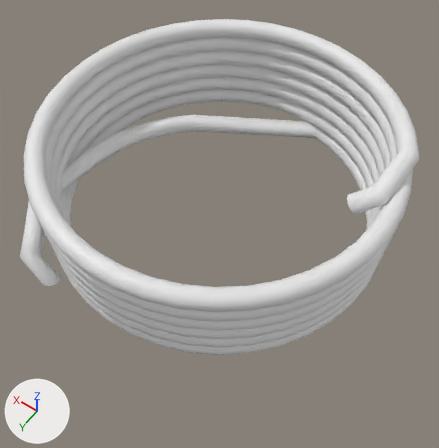
One commit to the FBX model Assets/ProtoModels/FinProtomodels/Hose.fbx: the scene before it, then after it.
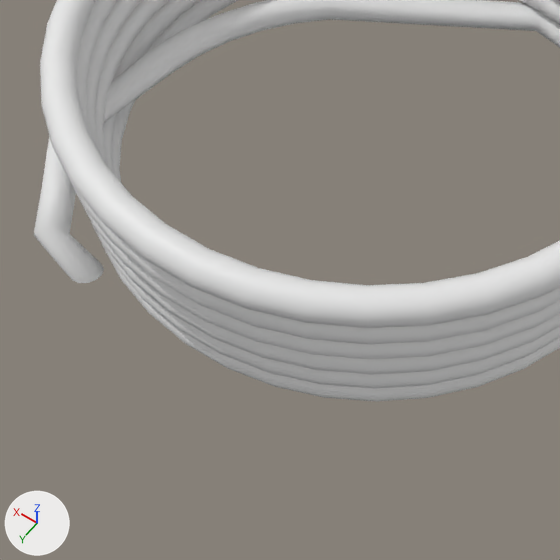
Old and new are each drawn whole from a 50 mm camera at (-0.959, 1.342, 2.006) aimed at (-0.101, 0.141, 0.118) and again close up on the part from 0% to 75% of the width and 27% to 100% of the height. The lights are fixed; the arrows at lower left show +X, +Y and +Z. Where no turn or scale is listed for an object, it has been applied to the vertices.

Names of what the first close-up shows: 'Helix001'.
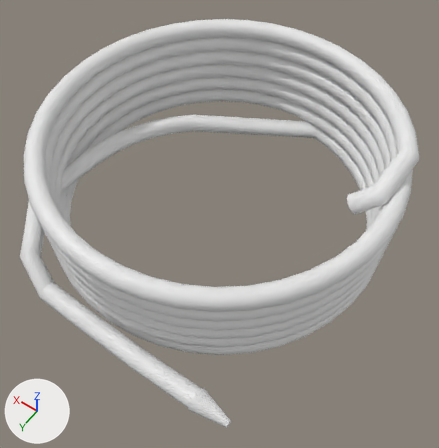
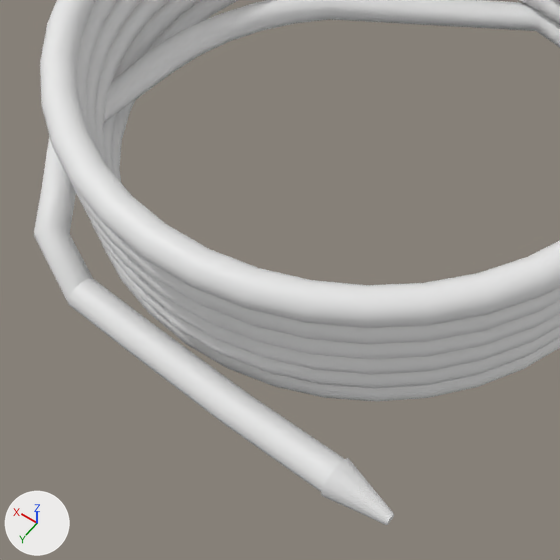
Where the newer file only moved an object's origin or applied its transform, the numbers keep the older frame.

Pixel boxes (x1, y1, x2, y2) of what changed, in the close-ups (560 x 560 px):
'Helix001', reshaped: before (34, 0, 560, 401); after (34, 0, 560, 525)
part 1 of me_mesh, built on: before (34, 227, 104, 283); after (34, 227, 394, 525)

Edits to the bpy script that builds the scene:
```text
Change me_mesh:
    used by ob_helix001; location = (0.0, 0.0, 0.0)
    remove me_mesh.from_pydata(...)  # 3120 vertices, 3110 faces; spans x -0.717..0.719, y -0.721..0.718, z -0.019..0.481
    add me_mesh.from_pydata(...)  # 3192 vertices, 3182 faces; spans x -0.717..0.719, y -0.721..0.795, z -0.019..0.481
    me_mesh part 1
    1 face is deleted
    12 vertices move from x 0.277..0.351, y 0.641..0.715, z 0.016..0.035 to x 0.261..0.274, y 0.695..0.771, z 0.018..0.092
    60 vertices are added at x -0.577..0.093, y 0.704..0.795, z 0.017..0.117
    6 new vertices lie (-0.18, 0.007, -0.001) away from vertices in x 0.277..0.341, y 0.641..0.714, z 0.016..0.035
    6 new vertices lie (0.0, 0.018, 0.008) away from vertices in x -0.446..0.093, y 0.721..0.757, z 0.017..0.104
    73 new faces join them
```
